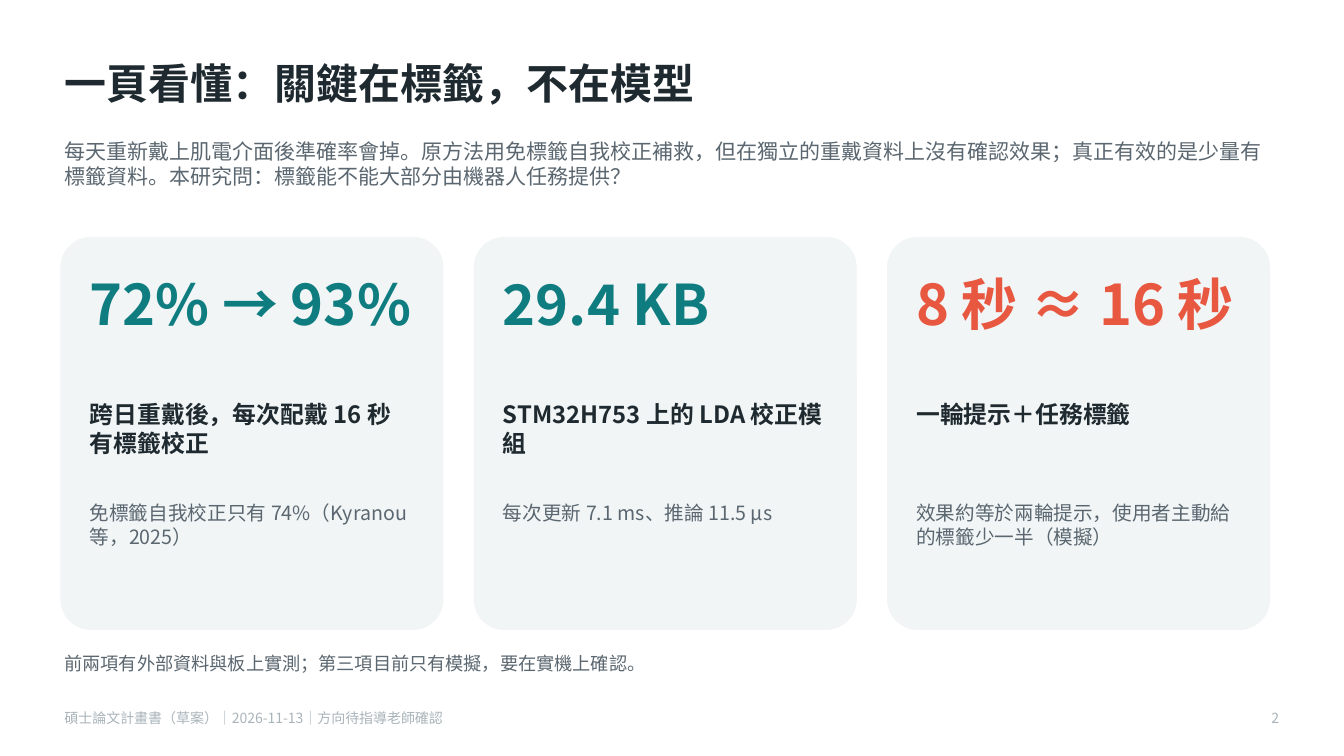
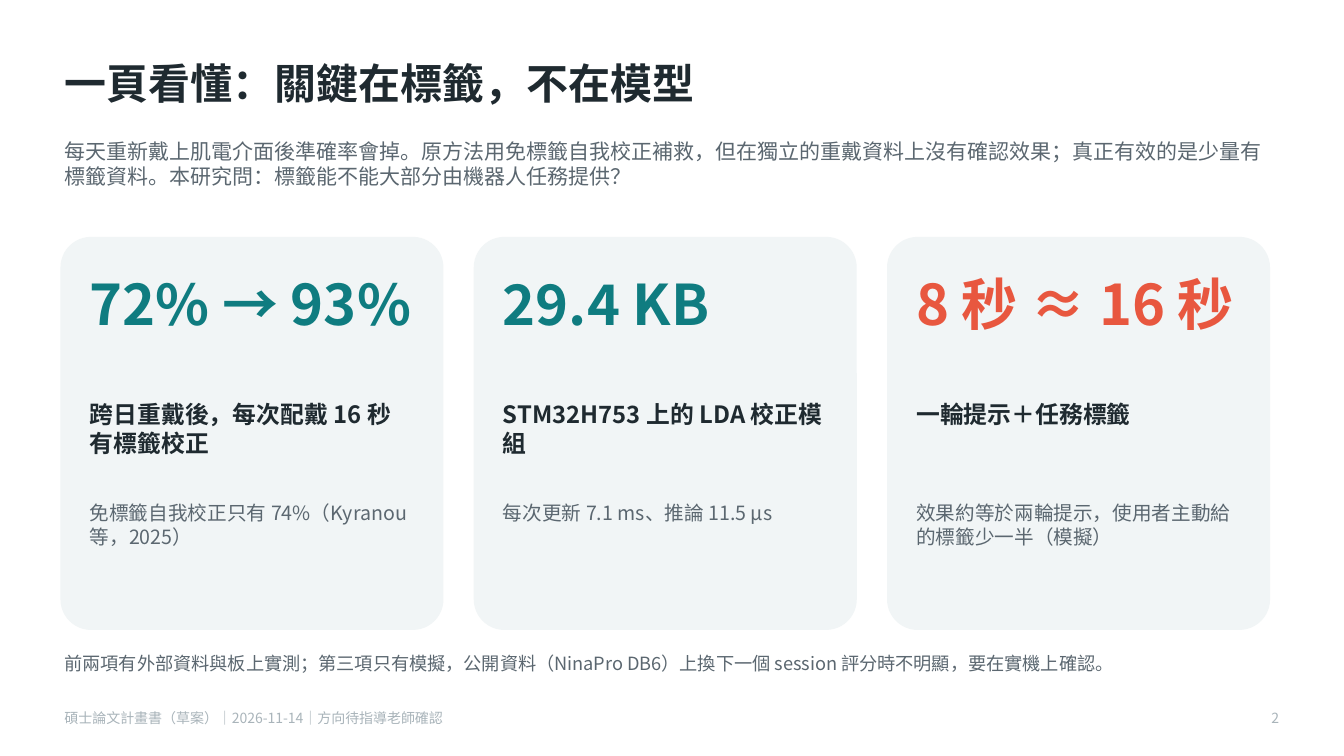
Before and after one commit to momotoofurry/pppp, a slide deck: slide 2 of docs/thesis/碩論計畫書.pptx. Drawn at 1344x756 pixels with LibreOffice and Linux fonts; fonts in the diff are those of the drawing. Boxes give left, top, right and bottom in pixels: in the first picture for what was removed or moved away, otherwise in the second. Text is boxed around its words. In the diff, an @@ line names an element or a change of style, - is before the commit and + after.

```diff
--- a/docs/thesis/碩論計畫書.pptx
+++ b/docs/thesis/碩論計畫書.pptx
@@ text at (x1=64, y1=654, x2=1113, y2=673): text changed @@
-前兩項有外部資料與板上實測；第三項目前只有模擬，要在實機上確認。
+前兩項有外部資料與板上實測；第三項只有模擬，公開資料（NinaPro DB6）上換下一個 session 評分時不明顯，要在實機上確認。
@@ text at (x1=64, y1=711, x2=442, y2=724): text changed @@
-碩士論文計畫書（草案）｜2026-11-13｜方向待指導老師確認
+碩士論文計畫書（草案）｜2026-11-14｜方向待指導老師確認
```
Also in this commit, not shown: 20 other slides changed, 6 slides added, 42 other files.
